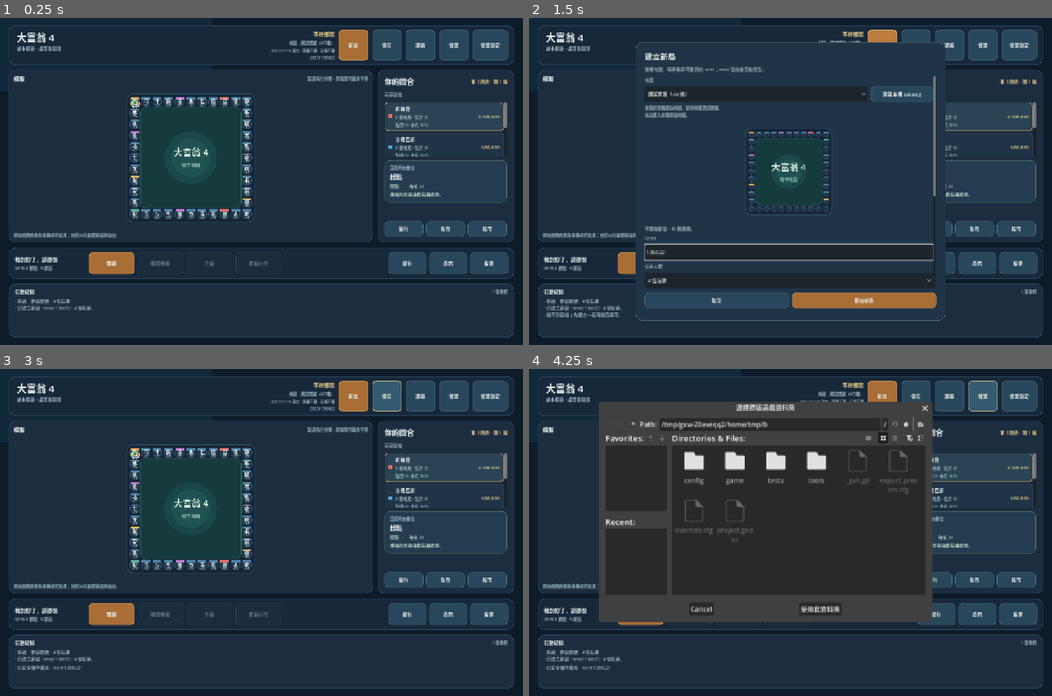
Above: before the commit, frames 1-4 (two rows, left to right).
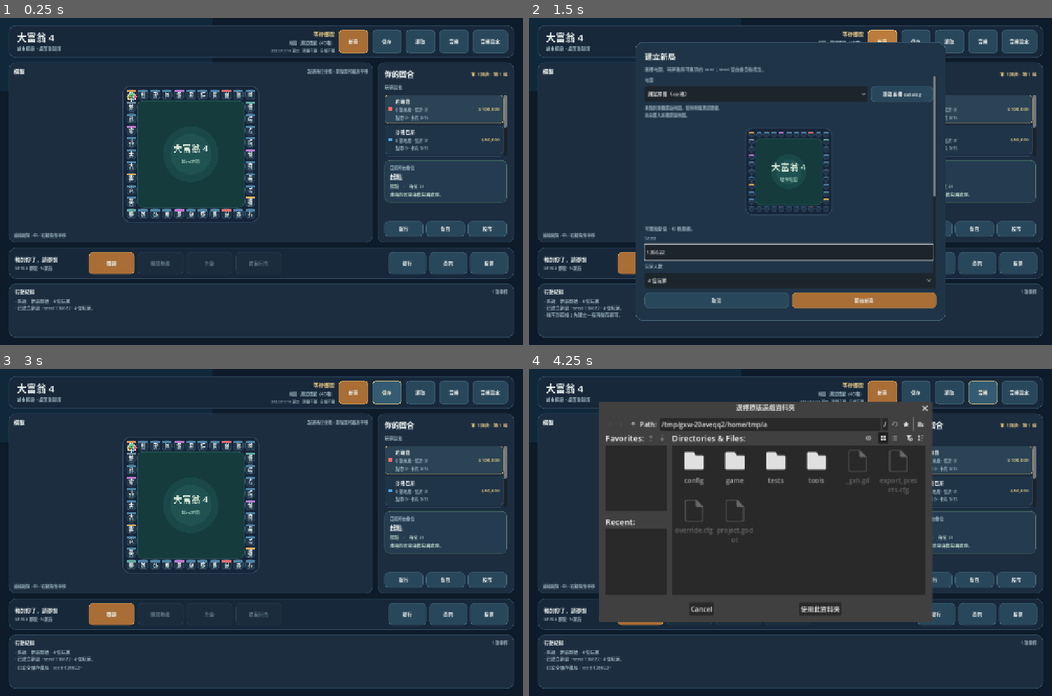
Above: after the commit, the same moments.

Repository: nurockplayer/richman4-remake
Game: Godot game, scene res://game/main.tscn
Same seed, same stepped clock (60 frames per second), same inputs: the game is played once before the commit and once after it.
Inputs:
- Up to frame 1 (0.25 s): no input
- Up to frame 2 (1.5 s): click "讀取" at 0.5 s; click "新局" at 1.25 s
- Up to frame 3 (3 s): click "開始新局" at 2 s; click "儲存" at 2.75 s
- Up to frame 4 (4.25 s): click "音樂" at 3.5 s

The runs differ from the first frame. In frame 1, 5.3% of the frame differs, in the area x 1-99%, y 6-68%; in frame 2, 1.3%; in frame 3, 5.3%; in frame 4, 1.6%.

Commit message:
feat: animate graph movement and close news results automatically

Diff:
--- a/game/ui/board_view.gd
+++ b/game/ui/board_view.gd
@@ -7,6 +7,7 @@
 
 signal tile_selected(index: int)
 signal route_selected(next_index: int)
+signal movement_finished
 
 const BOARD_INSET := 24.0
 const MIN_ZOOM := 0.55
@@ -50,6 +51,55 @@
 var _drag_start := Vector2.ZERO
 var _pan_start := Vector2.ZERO
 var _layout_size := Vector2.ZERO
+var _movement_queue: Array = []
+var _movement_index := 0
+var _movement_elapsed := 0.0
+var _movement_step_seconds := 0.16
+var _player_directions: Dictionary = {}
+
+func _process(delta: float) -> void:
+	_advance_movement(delta)
+
+func play_movement(moves: Array, step_seconds := 0.16) -> void:
+	cancel_movement()
+	_movement_queue = moves.duplicate(true)
+	_movement_step_seconds = maxf(0.01, step_seconds)
+	if not _movement_queue.is_empty():
+		var move: Dictionary = _movement_queue[0]
+		_player_directions[int(move.player_id)] = int(move.direction)
+	queue_redraw()
+
+func cancel_movement(reset_directions := false) -> void:
+	_movement_queue.clear()
+	_movement_index = 0
+	_movement_elapsed = 0.0
+	if reset_directions:
+		_player_directions.clear()
+	queue_redraw()
+
+func _advance_movement(delta: float) -> void:
+	if _movement_queue.is_empty():
+		return
+	_movement_elapsed += maxf(0.0, delta)
+	while _movement_elapsed >= _movement_step_seconds:
+		_movement_elapsed -= _movement_step_seconds
+		_movement_index += 1
+		if _movement_index >= _movement_queue.size():
+			cancel_movement()
+			movement_finished.emit()
+			return
+		var move: Dictionary = _movement_queue[_movement_index]
+		_player_directions[int(move.player_id)] = int(move.direction)
+	queue_redraw()
+
+func get_player_screen_position(player_id: int) -> Vector2:
+	if not _movement_queue.is_empty():
+		var move: Dictionary = _movement_queue[_movement_index]
+		if int(move.player_id) == player_id:
+			return get_screen_position_for_index(int(move.from)).lerp(get_screen_position_for_index(int(move.to)), _movement_elapsed / _movement_step_seconds)
+	if player_id >= 0 and player_id < players_data.size():
+		return get_screen_position_for_index(int(players_data[player_id].get("position", 0)))
+	return Vector2.ZERO
 
 func _ready() -> void:
 	clip_contents = true
@@ -433,7 +483,9 @@
 			var angle: float = TAU * float(occupant_index) / max(1.0, float(occupants.size()))
 			var radius: float = _node_radii[int(tile_index)]
 			var center: Vector2 = _node_positions[int(tile_index)] + Vector2(cos(angle), sin(angle)) * min(13.0, radius * 0.68)
-			var frame: Dictionary = visuals.character(str(map_definition.get("source", {}).get("edition", "")), int(players_data[player_index].get("character_id", player_index))) if _background != null else {}
+			if not _movement_queue.is_empty() and int(_movement_queue[_movement_index].player_id) == player_index:
+				center = get_player_screen_position(player_index)
+			var frame: Dictionary = visuals.character(str(map_definition.get("source", {}).get("edition", "")), int(players_data[player_index].get("character_id", player_index)), int(_player_directions.get(player_index, 0))) if _background != null else {}
 			if visuals.texture(frame) != null:
 				_scene_draws.append({"kind": "player", "layer": 2, "frame": frame, "center": center, "color": PLAYER_COLORS[player_index % PLAYER_COLORS.size()]})
 				continue
--- a/game/ui/main_ui.gd
+++ b/game/ui/main_ui.gd
@@ -13,6 +13,7 @@
 const InventoryCatalogue = preload("res://game/content/original_inventory.gd")
 const InventoryRules = preload("res://game/core/inventory_rules.gd")
 const NewsPanel = preload("res://game/ui/news_panel.gd")
+const MovementPresentation = preload("res://game/ui/movement_presentation.gd")
 const FALLBACK_MAP_ID := "test:classic40"
 const PLAYER_COUNT := 4
 const DEFAULT_SEED := 136622
@@ -155,6 +156,10 @@
 var _company_service_target: OptionButton
 var _company_service_type: OptionButton
 var _company_service_button: Button
+var _presentation_busy := false
+var _presentation_generation := 0
+var _presentation_result: Dictionary = {}
+var _presentation_owner: Object
 
 func _ready() -> void:
 	_build_interface()
@@ -166,6 +171,8 @@
 	_maybe_schedule_ai_turn()
 
 func _unhandled_input(event: InputEvent) -> void:
+	if _presentation_busy:
+		return
 	if news_popup != null and news_popup.visible:
 		return
 	if event is InputEventKey and event.pressed and not event.echo:
@@ -261,6 +268,7 @@
 	setup_summary_label.clip_text = true
 	meta_column.add_child(setup_summary_label)
 	seed_label = _make_label("SEED 136622", 10, TEXT_MUTED)
+	seed_label.hide()
 	seed_label.horizontal_alignment = HORIZONTAL_ALIGNMENT_RIGHT
 	meta_column.add_child(seed_label)
 
@@ -322,8 +330,10 @@
 		board_view.tile_selected.connect(_on_tile_selected)
 	if board_view.has_signal("route_selected"):
 		board_view.route_selected.connect(_on_route_selected)
-
-	var board_footer := _make_label("原版圖像資產為本機研究來源；目前以向量繪製還原版面。", 10, TEXT_MUTED)
+	if board_view.has_signal("movement_finished"):
+		board_view.movement_finished.connect(_on_movement_finished)
+
+	var board_footer := _make_label("滾輪縮放 · 中／右鍵拖曳平移", 10, TEXT_MUTED)
 	board_footer.autowrap_mode = TextServer.AUTOWRAP_WORD_SMART
 	board_column.add_child(board_footer)
 
@@ -1390,6 +1400,7 @@
 		_refresh_log_only()
 		return false
 	else:
+		_cancel_presentation()
 		game_state = candidate
 		_active_map_definition = selected_definition
 		_local_log.clear()
@@ -1532,6 +1543,7 @@
 		_append_local_log("讀取失敗：存檔驗證未通過，目前棋局保持不變。")
 		_refresh_log_only()
 		return
+	_cancel_presentation()
 	game_state = restored
 	_adopt_map_from_snapshot(parsed)
 	_local_log.clear()
@@ -1772,23 +1784,71 @@
 
 func _is_human_turn() -> bool:
 	var player := _current_player()
-	return game_state != null and bool(player.get("is_human", false)) and not bool(player.get("bankrupt", true)) and state.get("phase", "") != "game_over"
+	return not _presentation_busy and game_state != null and bool(player.get("is_human", false)) and not bool(player.get("bankrupt", true)) and state.get("phase", "") != "game_over"
 
 func _invoke_game(method: String, args: Array = []) -> Dictionary:
+	if _presentation_busy:
+		return {"ok": false, "message": "角色移動中。"}
 	var is_trap_response := method == "choose_action" and not args.is_empty() and str(args[0]) == "respond_trap" and _human_trap_response_pending()
 	if method != "run_ai_turn" and not _is_human_turn() and not is_trap_response:
 		return {"ok": false, "message": "目前不是你的回合。"}
 	if game_state != null and game_state.has_method(method):
+		var before := _read_snapshot().duplicate(true)
 		var result: Variant = game_state.callv(method, args)
-		return result if result is Dictionary else {}
+		if result is Dictionary:
+			result["_presentation_before"] = before
+			result["_presentation_generation"] = _presentation_generation
+			result["_presentation_owner"] = game_state
+			return result
+		return {}
 	return {"ok": false, "message": "模擬核心未載入；目前無法執行此操作。"}
 
 func _handle_result(result: Dictionary) -> void:
+	if _presentation_busy:
+		return
+	if result.has("_presentation_generation"):
+		if int(result._presentation_generation) != _presentation_generation or result.get("_presentation_owner") != game_state:
+			return
+		var after: Dictionary = result.get("state", _read_snapshot())
+		var moves := MovementPresentation.plan(result.get("_presentation_before", {}), after)
+		if not moves.is_empty() and board_view != null and board_view.has_method("play_movement"):
+			_presentation_busy = true
+			_presentation_result = result
+			_presentation_owner = game_state
+			board_view.route_options = []
+			_update_actions(str(state.get("phase", "")), int(state.get("current_player", 0)))
+			_update_route_choices(str(state.get("phase", "")), int(state.get("current_player", 0)))
+			board_view.play_movement(moves)
+			return
 	if result.is_empty():
 		_append_local_log("模擬層未回傳事件；請查看目前回合狀態。")
 	_refresh_from_state(result)
 
+func _cancel_presentation() -> void:
+	_presentation_generation += 1
+	_presentation_busy = false
+	_presentation_result = {}
+	_presentation_owner = null
+	_ai_pending = false
+	if board_view != null and board_view.has_method("cancel_movement"):
+		board_view.cancel_movement(true)
+	if news_popup != null:
+		news_popup.cancel_presentation()
+
+func _on_movement_finished() -> void:
+	if not _presentation_busy:
+		return
+	var result := _presentation_result
+	var same_game := _presentation_owner == game_state and int(result.get("_presentation_generation", -1)) == _presentation_generation
+	_presentation_busy = false
+	_presentation_result = {}
+	_presentation_owner = null
+	if same_game:
+		_refresh_from_state(result)
+
 func _refresh_from_state(result: Dictionary = {}) -> void:
+	if _presentation_busy:
+		return
 	var snapshot := _read_snapshot()
 	if result.has("snapshot") and result["snapshot"] is Dictionary:
 		snapshot = result["snapshot"]
@@ -2007,7 +2067,7 @@
 func _update_actions(phase: String, current_index: int) -> void:
 	var player := _current_player()
 	var game_over := phase == "game_over"
-	var human_turn := bool(player.get("is_human", true)) and not bool(player.get("bankrupt", false)) and not game_over
+	var human_turn := not _presentation_busy and bool(player.get("is_human", true)) and not bool(player.get("bankrupt", false)) and not game_over
 	var action_options: Array = _as_array(state.get("action_options", []))
 	var rest_status := _player_rest_status(player)
 	var detained := _has_original_statuses() and not rest_status.is_empty()
@@ -2083,7 +2143,7 @@
 	var options := _as_array(state.get("route_options", []))
 	var player: Dictionary = _current_player()
 	var human_turn := bool(player.get("is_human", true)) and not bool(player.get("bankrupt", false)) and phase != "game_over"
-	if phase != "await_route" or options.is_empty():
+	if _presentation_busy or phase != "await_route" or options.is_empty():
 		route_status_label.text = ""
 		return
 	var remaining := int(state.get("remaining_steps", options.size()))
@@ -2163,6 +2223,8 @@
 
 
 func _maybe_schedule_ai_turn() -> void:
+	if _presentation_busy:
+		return
 	if news_popup != null and news_popup.visible:
 		return
 	if _ai_pending or state.is_empty() or String(state.get("phase", "")) == "game_over" or not _pending_trap_for_ui().is_empty():
@@ -2172,10 +2234,14 @@
 		return
 	_ai_pending = true
 	var timer := get_tree().create_timer(0.82)
-	timer.timeout.connect(_on_ai_timer_timeout)
-
-func _on_ai_timer_timeout() -> void:
+	timer.timeout.connect(_on_ai_timer_timeout.bind(_presentation_generation))
+
+func _on_ai_timer_timeout(generation := -1) -> void:
+	if generation >= 0 and generation != _presentation_generation:
+		return
 	_ai_pending = false
+	if _presentation_busy:
+		return
 	if news_popup != null and news_popup.visible:
 		return
 	if String(state.get("phase", "")) == "game_over" or not _pending_trap_for_ui().is_empty():
--- a/game/ui/movement_presentation.gd
+++ b/game/ui/movement_presentation.gd
@@ -62,7 +62,8 @@
 		return []
 
 	var move_events: Array = []
-	for event_value in new_events:
+	for event_index in range(new_events.size()):
+		var event_value: Variant = new_events[event_index]
 		if typeof(event_value) != TYPE_DICTIONARY:
 			return []
 		var event: Dictionary = event_value
@@ -71,7 +72,20 @@
 		var event_type: Variant = event.get("type", null)
 		if typeof(event_type) != TYPE_STRING or str(event_type).is_empty():
 			return []
-		if str(event_type) == "move":
+		if str(event_type) == "route_chosen":
+			# choose_route() traverses this edge itself and records no "move"
+			# for it. A following identical move is the same presentation edge.
+			var route_move: Dictionary = event.duplicate(true)
+			route_move["steps"] = 1
+			if not _valid_move_event(route_move, before_players.get("nodes", {})):
+				return []
+			var duplicate_move := false
+			if event_index + 1 < new_events.size() and typeof(new_events[event_index + 1]) == TYPE_DICTIONARY:
+				var following: Dictionary = new_events[event_index + 1]
+				duplicate_move = following.get("type", "") == "move" and following.get("player_id") == event.get("player_id") and following.get("from") == event.get("from") and following.get("to") == event.get("to") and following.get("steps") == 1
+			if not duplicate_move:
+				move_events.append(route_move)
+		elif str(event_type) == "move":
 			if not _valid_move_event(event, before_players.get("nodes", {})):
 				return []
 			move_events.append(event)
@@ -96,7 +110,7 @@
 		var new_player: Dictionary = after_by_id[player_id]
 		if int(old_player["position"]) != int(new_player["position"]):
 			changed_players.append(int(player_id))
-	if changed_players.size() != 1 or int(changed_players[0]) != actor_id:
+	if changed_players.size() > 1 or (changed_players.size() == 1 and int(changed_players[0]) != actor_id):
 		return []
 
 	var cursor := int(before_by_id[actor_id]["position"])
@@ -170,11 +184,20 @@
 
 
 static func _same_map_identity(before: Dictionary, after: Dictionary) -> bool:
-	for key in ["map_id", "map_name", "map_schema", "map_version", "map_source", "start_position"]:
+	for key in ["map_id", "map_name", "map_schema", "map_version", "start_position"]:
 		if before.has(key) != after.has(key):
 			return false
 		if before.has(key) and before.get(key) != after.get(key):
 			return false
+	var old_source: Dictionary = before.get("map_source", {}).duplicate(true)
+	var new_source: Dictionary = after.get("map_source", {}).duplicate(true)
+	# Facility aliases and company records retain mutable gameplay fields.
+	# Node geometry is checked independently; these records are not map identity.
+	for key in ["lands", "facilities", "companies"]:
+		old_source.erase(key)
+		new_source.erase(key)
+	if old_source != new_source:
+		return false
 	return true
 
 
--- a/game/ui/news_panel.gd
+++ b/game/ui/news_panel.gd
@@ -3,6 +3,12 @@
 ## Presents completed simulation results. Closing never mutates game state.
 var _summary: RichTextLabel
 var _last_draw := -1
+var display_seconds := 2.4
+var _generation := 0
+
+func cancel_presentation() -> void:
+	_generation += 1
+	hide()
 
 func _init() -> void:
 	name = "NewsPopup"
@@ -43,7 +49,7 @@
 	var news: Variant = snapshot.get("news", {})
 	if typeof(news) != TYPE_DICTIONARY or news.get("last", {}).is_empty():
 		_last_draw = -1
-		hide()
+		cancel_presentation()
 		return
 	var last: Dictionary = news.last
 	# Read the last *applied* draw, since a no-eligible scan preserves news.last.
@@ -61,3 +67,9 @@
 	_summary.text = str(last.get("summary", ""))
 	var viewport_size: Vector2 = get_tree().root.get_visible_rect().size
 	popup_centered(Vector2i(mini(660, int(viewport_size.x) - 48), mini(400, int(viewport_size.y) - 48)))
+	_generation += 1
+	var generation := _generation
+	get_tree().create_timer(maxf(0.01, display_seconds)).timeout.connect(func():
+		if generation == _generation:
+			hide()
+	)
